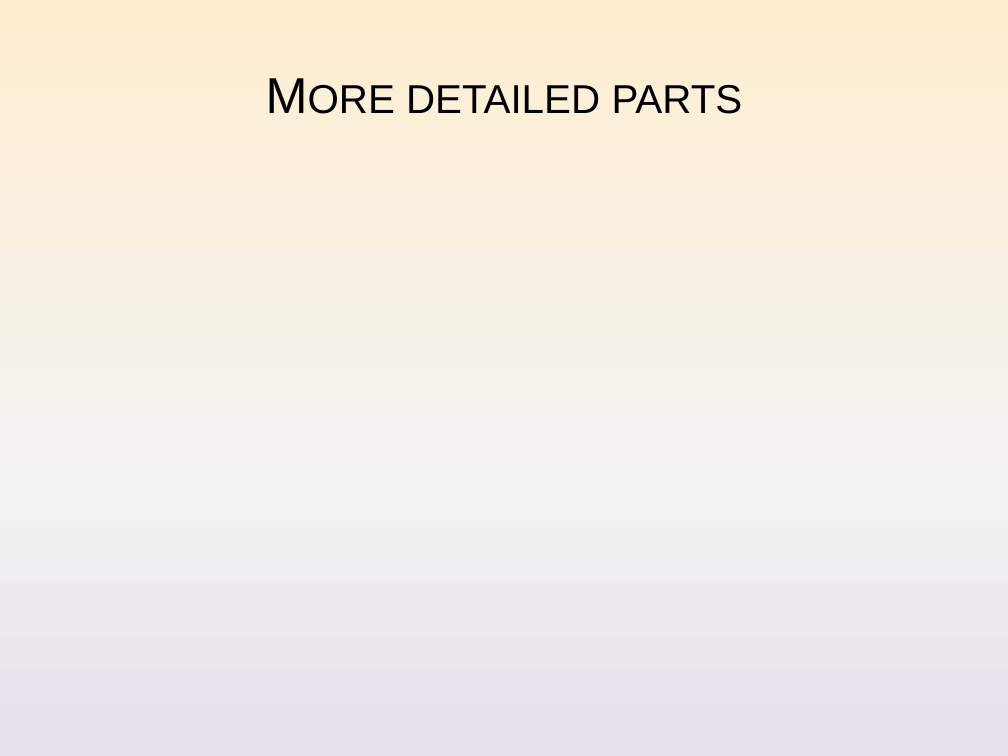
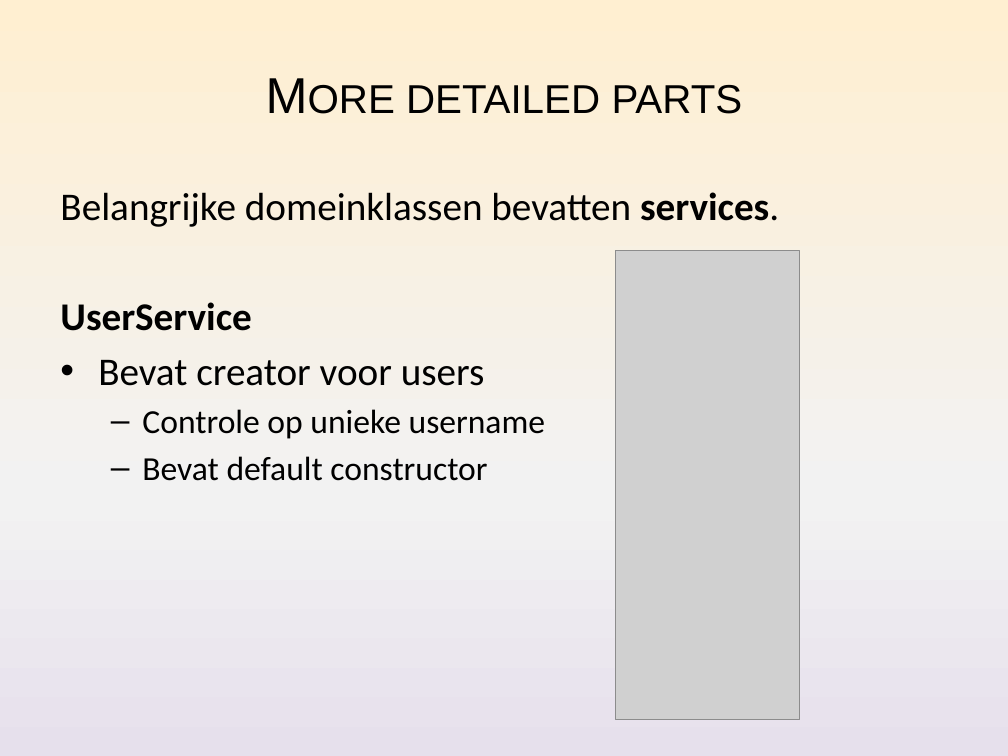
Before and after one commit to Nickelium/Software-Development, a slide deck: slide 6 of presentatie/SWOP Presentatie Inhoud.pptx (slide 3 before the commit). Drawn at 1008x756 pixels with LibreOffice and Linux fonts; fonts in the diff are those of the drawing; grey boxes stand for pictures. Boxes give left, top, right and bottom in pixels: in the first picture for what was removed or moved away, otherwise in the second. Text is boxed around its words. In the diff, an @@ line names an element or a change of style, - is before the commit and + after.

Commit message:
Tekst voor slides toegevoegd.

```diff
--- a/presentatie/SWOP Presentatie Inhoud.pptx
+++ b/presentatie/SWOP Presentatie Inhoud.pptx
@@ text added at [60,192,779,481], 28 pt, text #000000 @@
+Belangrijke domeinklassen bevatten services.
+UserService
+• Bevat creator voor users
+  – Controle op unieke username
+  – Bevat default constructor
@@ picture added at [615,251,799,720] @@
```
Also in this commit, not shown: 4 other slides changed, 10 slides added, 1 slide removed, 2 other files.
